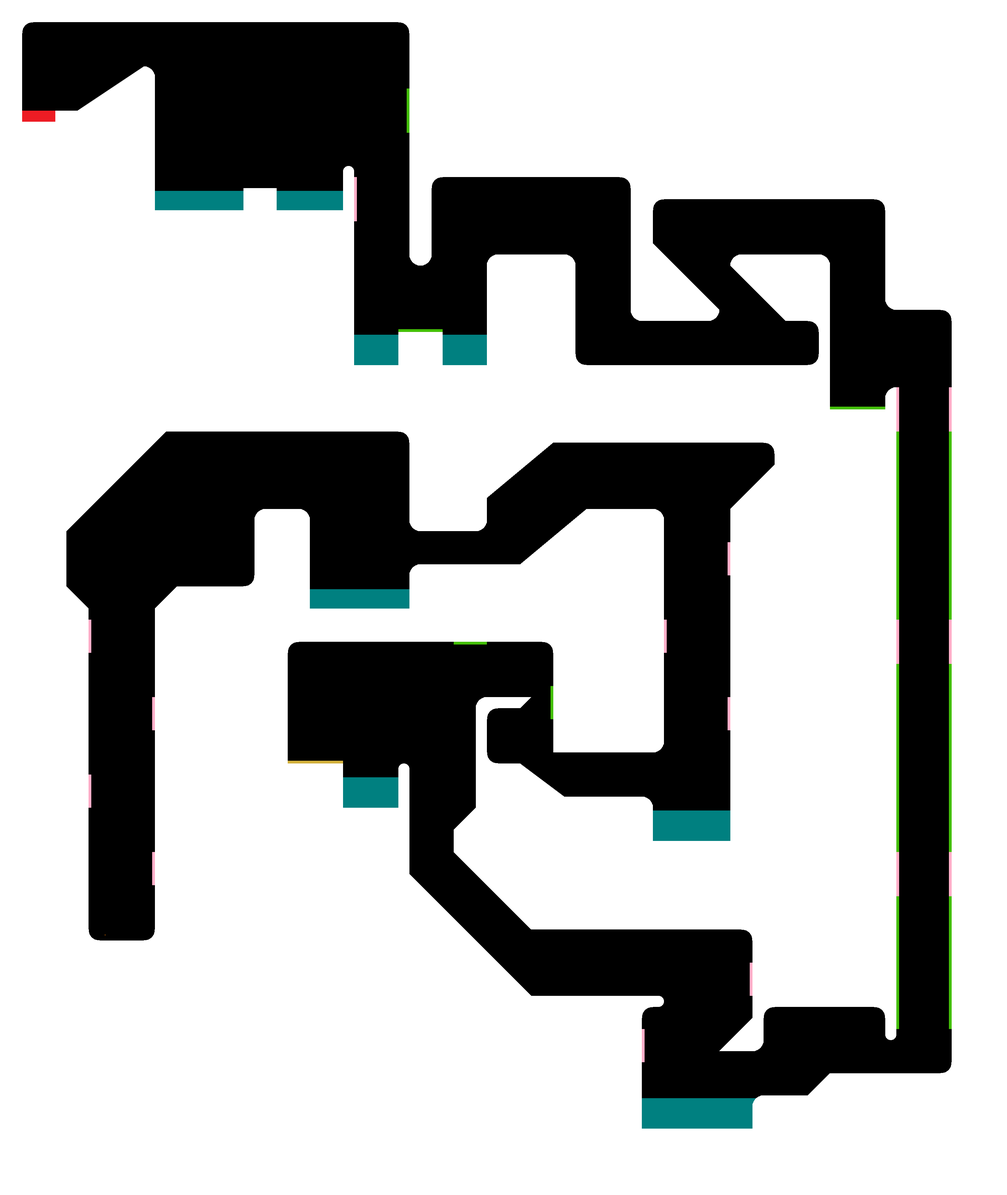
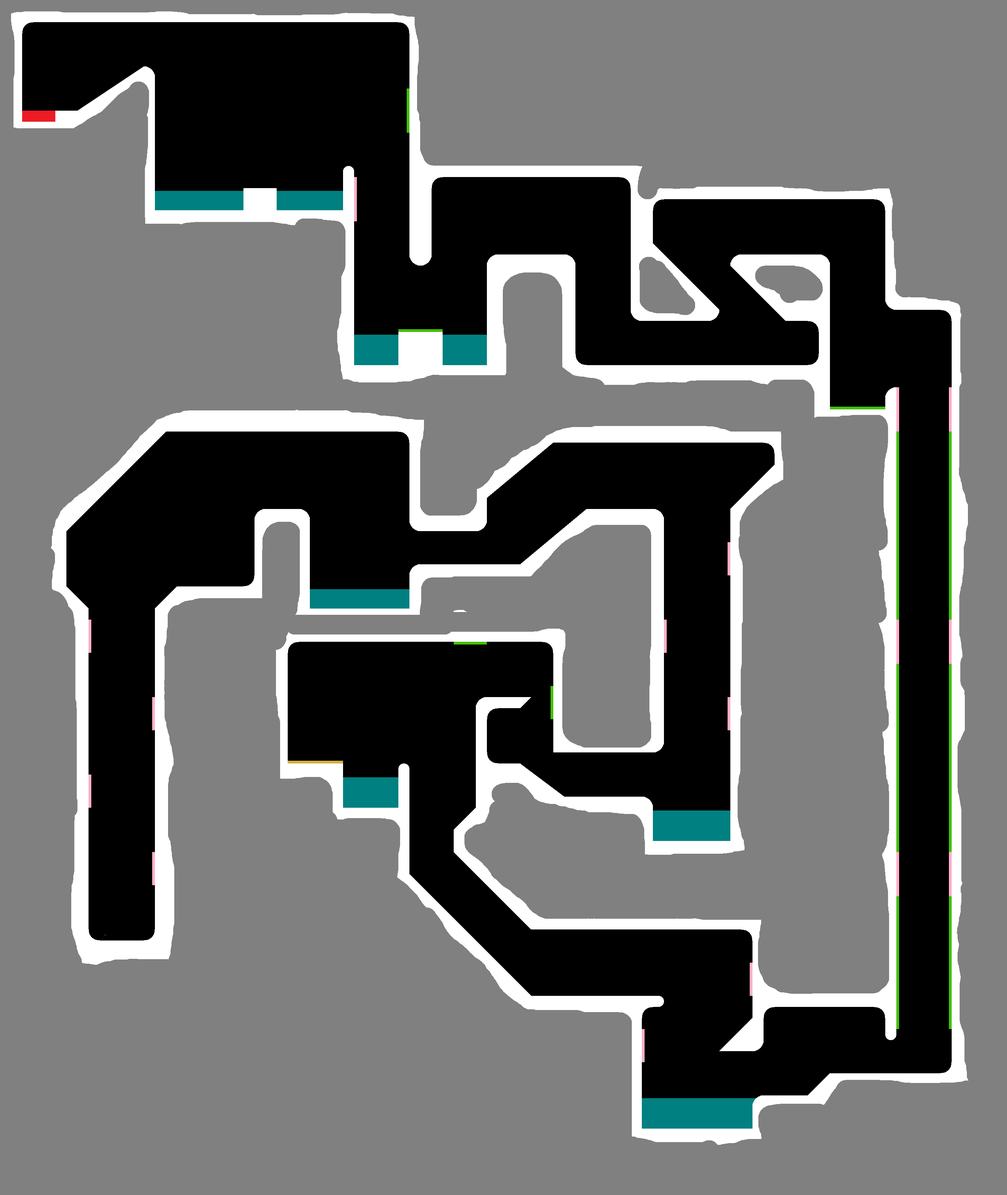
Layer changes from the first 1007x1195 image to the second:
added layer "ignore" above "white" over [0, 0, 1007, 1195]
